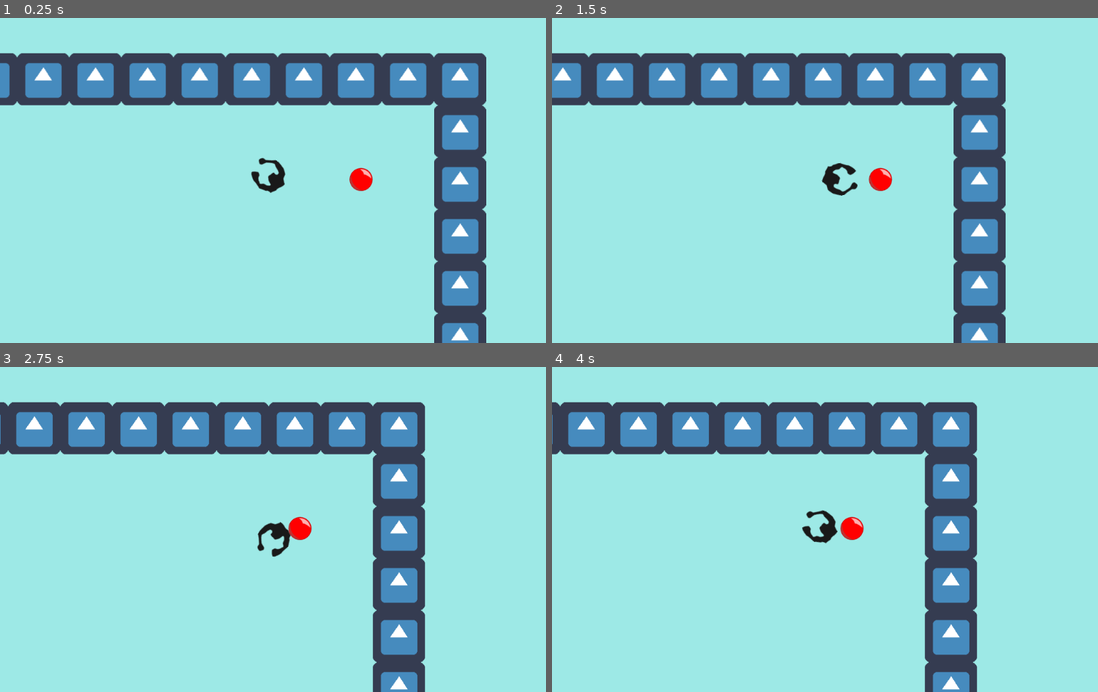
Above: before the commit, frames 1-4 (two rows, left to right).
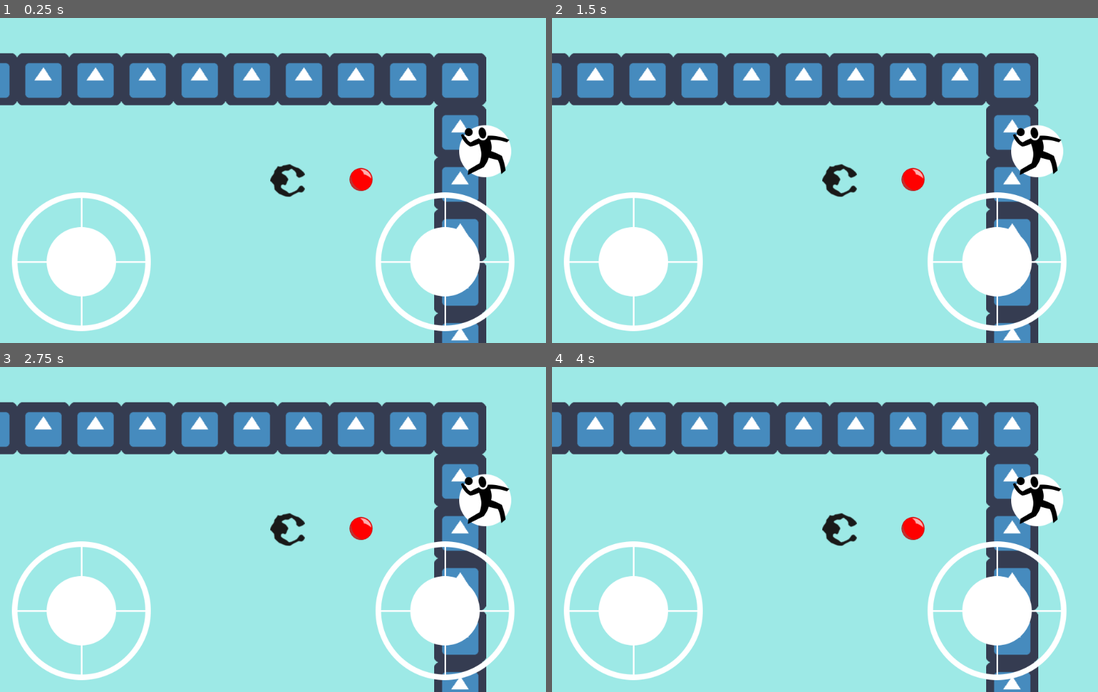
Above: after the commit, the same moments.

Repository: AndreMicheletti/queimada-rpg-godot
Game: Godot game, scene res://scenes/MainScene.tscn
Two runs of this game, one before a commit and one after it. Both use one fixed random seed, a clock stepped at 60 frames per second and the inputs below. Before the commit the project starts from res://scenes/World.tscn. The engine's default icon, where the game draws it, is replaced by a stand-in: a white triangle on a blue panel in a dark square.
Inputs (mouse positions are in pixels of both pictures, inside the frame that each line leads up to):
- Up to frame 1 (0.25 s): no input
- Up to frame 2 (1.5 s): click (1037, 151) at 0.52 s; tap Enter at 1.25 s; move the mouse to (950, 164) at 1.27 s; hold D (move_right) from 1.28 s (still down); click (950, 164) at 1.35 s
- Up to frame 3 (2.75 s): release D (move_right) at 2 s; tap Space at 2 s; drag from (169, 545) to (251, 594) at 2.02 s
- Up to frame 4 (4 s): tap Enter at 2.75 s; move the mouse to (885, 458) at 2.77 s; hold D (move_right) 2.78-3.5 s; click (885, 458) at 2.85 s; tap Space at 3.5 s; drag from (803, 594) to (661, 480) at 3.52 s

The runs differ from the first frame. In frame 1, 9.0% of the frame differs, in the area x 2-95%, y 32-97%; in frame 2, 24%; in frame 3, 26%; in frame 4, 26%, in the area x 0-95%, y 10-100%.

Commit message:
added joysticks and mobile controls

Diff:
--- /dev/null
+++ b/Joystick/Joystick.gd
@@ -0,0 +1,150 @@
+extends Control
+
+class_name Joystick
+
+# If the joystick is receiving inputs.
+var is_working := false
+
+# The joystick output.
+var output := Vector2.ZERO
+
+# FIXED: The joystick doesn't move.
+# DYNAMIC: Every time the joystick area is pressed, the joystick position is set on the touched position.
+# FOLLOWING: If the finger moves outside the joystick background, the joystick follows it.
+enum JoystickMode {FIXED, DYNAMIC, FOLLOWING}
+
+export(JoystickMode) var joystick_mode := JoystickMode.FIXED
+
+# REAL: return a vector with a lenght beetween 0 (deadzone) and 1; useful for implementing different velocity or acceleration.
+# NORMALIZED: return a normalized vector.
+enum VectorMode {REAL, NORMALIZED}
+
+export(VectorMode) var vector_mode := VectorMode.REAL
+
+# The color of the button when the joystick is in use.
+export(Color) var _pressed_color := Color.gray
+
+# The number of directions, e.g. a D-pad is joystick with 4 directions, keep 0 for a free joystick.
+export(int, 0, 12) var directions := 0
+
+# It changes the angle of simmetry of the directions.
+#export(int, -180, 180)
+export var simmetry_angle := 90
+
+#If the handle is inside this range, in proportion to the background size, the output is zero.
+export(float, 0, 0.5) var dead_zone := 0.2;
+
+#The max distance the handle can reach, in proportion to the background size.
+export(float, 0.5, 2) var clamp_zone := 1;
+
+#VISIBILITY_ALWAYS = Always visible.
+#VISIBILITY_TOUCHSCREEN_ONLY = Visible on touch screens only.
+enum VisibilityMode {ALWAYS , TOUCHSCREEN_ONLY }
+
+export(VisibilityMode) var visibility_mode := VisibilityMode.ALWAYS
+
+onready var _background := $Background
+onready var _handle := $Background/Handle
+onready var _original_color : Color = _handle.self_modulate
+onready var _original_position : Vector2 = _background.rect_position
+
+var _touch_index :int = -1
+
+func _ready() -> void:
+	if not OS.has_touchscreen_ui_hint() and visibility_mode == VisibilityMode.TOUCHSCREEN_ONLY:
+		hide()
+
+func _touch_started(event: InputEventScreenTouch) -> bool:
+	return event.pressed and _touch_index == -1
+
+func _touch_ended(event: InputEventScreenTouch) -> bool:
+	return not event.pressed and _touch_index == event.index
+
+func _input(event: InputEvent) -> void:
+	if not (event is InputEventScreenTouch or event is InputEventScreenDrag):
+		return
+
+	if event is InputEventScreenTouch:
+		if _touch_started(event) and _is_inside_control_rect(event.position, self):
+			if (joystick_mode == JoystickMode.DYNAMIC or joystick_mode == JoystickMode.FOLLOWING):
+				_center_control(_background, event.position)
+			if _is_inside_control_circle(event.position, _background):
+				_touch_index = event.index
+				_handle.self_modulate = _pressed_color
+		elif _touch_ended(event):
+			_reset()
+
+	elif event is InputEventScreenDrag and _touch_index == event.index:
+		var ray :float = _background.rect_size.x / 2
+		var dead_size := dead_zone * ray
+		var clamp_size := clamp_zone * ray
+
+		var center :Vector2 = _background.rect_global_position + (_background.rect_size / 2)
+		var vector :Vector2 = event.position - center
+
+		if vector.length() > dead_size:
+			if directions > 0:
+				vector = _directional_vector(vector, directions, deg2rad(simmetry_angle))
+
+			if vector_mode == VectorMode.NORMALIZED:
+				output = vector.normalized()
+				_center_control(_handle, output * clamp_size + center)
+			elif vector_mode == VectorMode.REAL:
+				var clamped_vector := vector.clamped(clamp_size)
+				output = vector.normalized() * (clamped_vector.length() - dead_size) / (clamp_size - dead_size)
+				_center_control(_handle, clamped_vector + center)
+
+			is_working = true
+			if joystick_mode == JoystickMode.FOLLOWING:
+				_following(vector)
+		else:
+			is_working = false
+			output = Vector2.ZERO
+			_reset_handle()
+			return
+
+func _center_control(control: Control, new_global_position: Vector2) -> void:
+	control.rect_global_position = new_global_position - (control.rect_size / 2)
+	#control.rect_global_position = new_global_position - control.rect_pivot_offset
+
+func _reset_handle():
+	_center_control(_handle, _background.rect_global_position + (_background.rect_size / 2))
+
+func _reset():
+	_touch_index = -1
+	is_working = false
+	output = Vector2.ZERO
+	_handle.self_modulate = _original_color
+	_background.rect_position = _original_position
+	_reset_handle()
+
+func _is_inside_control_rect(global_position: Vector2, control: Control) -> bool:
+	var x: bool = global_position.x > control.rect_global_position.x and global_position.x < control.rect_global_position.x + (control.rect_size.x * control.rect_scale.x)
+	var y: bool = global_position.y > control.rect_global_position.y and global_position.y < control.rect_global_position.y + (control.rect_size.y * control.rect_scale.y)
+	return x and y
+
+func _is_inside_control_circle(global_position: Vector2, control: Control) -> bool:
+	var ray := control.rect_size.x * control.rect_scale.x / 2
+	var center := control.rect_global_position + Vector2(ray, ray)
+	var ray_position := global_position - center
+	return ray_position.length_squared() < ray * ray
+
+func _following(vector: Vector2) -> void:
+	var clamp_size :float = clamp_zone * _background.rect_size.x / 2
+	if vector.length() > clamp_size:
+		var radius := vector.normalized() * clamp_size
+		var delta := vector - radius
+		var new_pos :Vector2 = _background.rect_position + delta
+		new_pos.x = clamp(new_pos.x, -_background.rect_size.x / 2, rect_size.x - _background.rect_size.x / 2)
+		new_pos.y = clamp(new_pos.y, -_background.rect_size.y / 2, rect_size.y - _background.rect_size.y / 2)
+		_background.rect_position = new_pos
+
+# warning-ignore:shadowed_variable
+func _directional_vector(vector: Vector2, n_directions: int, simmetry_angle := PI/2) -> Vector2:
+	var angle := (vector.angle() + simmetry_angle) / (PI / n_directions)
+	angle = floor(angle) if angle >= 0 else ceil(angle)
+	if abs(angle) as int % 2 == 1:
+		angle = angle + 1 if angle >= 0 else angle - 1
+	angle *= PI / n_directions
+	angle -= simmetry_angle
+	return Vector2(cos(angle), sin(angle)) * vector.length()
--- /dev/null
+++ b/Joystick/Joystick.tscn
@@ -0,0 +1,49 @@
+[gd_scene load_steps=4 format=2]
+
+[ext_resource path="res://Joystick/Joystick.gd" type="Script" id=1]
+[ext_resource path="res://Joystick/joystick_background_cross.png" type="Texture" id=2]
+[ext_resource path="res://Joystick/joystick_handle.png" type="Texture" id=3]
+
+[node name="Joystick" type="Control"]
+anchor_top = 1.0
+anchor_bottom = 1.0
+margin_top = -300.0
+margin_right = 300.0
+rect_pivot_offset = Vector2( 150, 150 )
+mouse_filter = 1
+script = ExtResource( 1 )
+__meta__ = {
+"_edit_use_anchors_": false
+}
+
+[node name="Background" type="TextureRect" parent="."]
+anchor_left = 0.5
+anchor_top = 0.5
+anchor_right = 0.5
+anchor_bottom = 0.5
+margin_left = -128.0
+margin_top = -128.0
+margin_right = 128.0
+margin_bottom = 128.0
+grow_horizontal = 2
+grow_vertical = 2
+rect_pivot_offset = Vector2( 128, 128 )
+texture = ExtResource( 2 )
+stretch_mode = 6
+__meta__ = {
+"_edit_use_anchors_": false
+}
+
+[node name="Handle" type="TextureRect" parent="Background"]
+anchor_left = 0.5
+anchor_top = 0.5
+anchor_right = 0.5
+anchor_bottom = 0.5
+grow_horizontal = 2
+grow_vertical = 2
+rect_pivot_offset = Vector2( 64, 64 )
+texture = ExtResource( 3 )
+stretch_mode = 6
+__meta__ = {
+"_edit_use_anchors_": false
+}
--- a/project.godot
+++ b/project.godot
@@ -21,7 +21,7 @@
 [application]
 
 config/name="queimada_rpg"
-run/main_scene="res://scenes/World.tscn"
+run/main_scene="res://scenes/MainScene.tscn"
 config/icon="res://sprites/ball.png"
 
 [input]
@@ -48,9 +48,12 @@
 }
 shoot={
 "deadzone": 0.5,
-"events": [ Object(InputEventMouseButton,"resource_local_to_scene":false,"resource_name":"","device":0,"alt":false,"shift":false,"control":false,"meta":false,"command":false,"button_mask":0,"position":Vector2( 0, 0 ),"global_position":Vector2( 0, 0 ),"factor":1.0,"button_index":1,"pressed":false,"doubleclick":false,"script":null)
- ]
+"events": [  ]
 }
+
+[input_devices]
+
+pointing/emulate_touch_from_mouse=true
 
 [layer_names]
 
--- a/scenes/World.tscn
+++ b/scenes/MainScene.tscn
@@ -1,15 +1,17 @@
-[gd_scene load_steps=6 format=2]
+[gd_scene load_steps=8 format=2]
 
-[ext_resource path="res://scenes/Player.tscn" type="PackedScene" id=1]
+[ext_resource path="res://icon.png" type="Texture" id=1]
 [ext_resource path="res://scenes/Ball.tscn" type="PackedScene" id=2]
-[ext_resource path="res://icon.png" type="Texture" id=3]
+[ext_resource path="res://scenes/Player.tscn" type="PackedScene" id=3]
+[ext_resource path="res://Joystick/Joystick.tscn" type="PackedScene" id=4]
+[ext_resource path="res://Joystick/throwing-ball.png" type="Texture" id=5]
 
 [sub_resource type="ConvexPolygonShape2D" id=1]
 points = PoolVector2Array( 96, 96, 0, 96, 0, 0, 96, 0 )
 
 [sub_resource type="TileSet" id=2]
 0/name = "icon.png 0"
-0/texture = ExtResource( 3 )
+0/texture = ExtResource( 1 )
 0/tex_offset = Vector2( 0, 0 )
 0/modulate = Color( 1, 1, 1, 1 )
 0/region = Rect2( 0, 0, 96, 96 )
@@ -30,18 +32,41 @@
 } ]
 0/z_index = 0
 
-[node name="World" type="Node2D"]
+[node name="MainScene" type="Node"]
 
-[node name="Player" parent="." instance=ExtResource( 1 )]
+[node name="World" type="Node2D" parent="."]
+
+[node name="Player" parent="World" instance=ExtResource( 3 )]
 position = Vector2( 672.424, 234.734 )
 THROW_FORCE = 1500
+joystickLeftPath = NodePath("../../CanvasLayer/Joystick Left")
+joystickRightPath = NodePath("../../CanvasLayer/Joystick Right")
 
-[node name="Ball" parent="." instance=ExtResource( 2 )]
+[node name="Ball" parent="World" instance=ExtResource( 2 )]
 position = Vector2( 825, 233 )
 
-[node name="TileMap" type="TileMap" parent="."]
+[node name="TileMap" type="TileMap" parent="World"]
 tile_set = SubResource( 2 )
 cell_size = Vector2( 96, 96 )
 collision_mask = 7
 format = 1
 tile_data = PoolIntArray( 65535, 0, 0, 0, 0, 0, 1, 0, 0, 2, 0, 0, 3, 0, 0, 4, 0, 0, 5, 0, 0, 6, 0, 0, 7, 0, 0, 8, 0, 0, …(327 unchanged characters)…
+
+[node name="CanvasLayer" type="CanvasLayer" parent="."]
+
+[node name="Joystick Left" parent="CanvasLayer" instance=ExtResource( 4 )]
+
+[node name="Joystick Right" parent="CanvasLayer" instance=ExtResource( 4 )]
+margin_left = 669.883
+margin_right = 969.883
+
+[node name="Control" type="TextureButton" parent="CanvasLayer"]
+margin_left = 846.085
+margin_top = 198.425
+margin_right = 942.085
+margin_bottom = 294.425
+texture_normal = ExtResource( 5 )
+__meta__ = {
+"_edit_use_anchors_": false
+}
+[connection signal="pressed" from="CanvasLayer/Control" to="World/Player" method="_on_Control_pressed"]
--- a/scenes/Player.tscn
+++ b/scenes/Player.tscn
@@ -44,6 +44,7 @@
 enabled = true
 cast_to = Vector2( 50, 0 )
 collision_mask = 4
+collide_with_areas = true
 
 [node name="BallHold" type="Position2D" parent="."]
 position = Vector2( 42, 0 )
--- /dev/null
+++ b/scenes/ui/GameUI.tscn
@@ -0,0 +1,40 @@
+[gd_scene load_steps=2 format=2]
+
+[ext_resource path="res://Joystick/Joystick.tscn" type="PackedScene" id=1]
+
+[node name="GameUI" type="MarginContainer"]
+anchor_top = 1.0
+anchor_right = 1.0
+anchor_bottom = 1.0
+margin_top = -40.0
+custom_constants/margin_right = 20
+custom_constants/margin_top = 20
+custom_constants/margin_left = 20
+custom_constants/margin_bottom = 20
+__meta__ = {
+"_edit_use_anchors_": false
+}
+
+[node name="Controls" type="Control" parent="."]
+margin_left = 20.0
+margin_top = 20.0
+margin_right = 1004.0
+margin_bottom = 20.0
+
+[node name="Joystick Left" parent="Controls" instance=ExtResource( 1 )]
+anchor_top = 0.0
+anchor_bottom = 0.0
+margin_left = 173.0
+margin_top = 0.0
+margin_right = 173.0
+
+[node name="Joystick Right" parent="Controls" instance=ExtResource( 1 )]
+anchor_top = 0.0
+anchor_bottom = 0.0
+margin_left = 810.0
+margin_top = 0.0
+margin_right = 810.0
+
+[editable path="Controls/Joystick Left"]
+
+[editable path="Controls/Joystick Right"]
--- a/scripts/Ball.gd
+++ b/scripts/Ball.gd
@@ -17,7 +17,6 @@
 		$FlyParticles.emitting = false
 		self.character = null
 	._physics_process(delta)
-	print(self.character)
 
 
 func on_collision(collider):
--- a/scripts/Player.gd
+++ b/scripts/Player.gd
@@ -4,10 +4,16 @@
 
 export(int) var THROW_FORCE = 700
 
+export (NodePath) var joystickLeftPath
+onready var joystickLeft : Joystick = get_node(joystickLeftPath)
+
+export (NodePath) var joystickRightPath
+onready var joystickRight : Joystick = get_node(joystickRightPath)
+
 onready var raycast = $RayCast2D
 onready var anim = $animation
 
-var has_ball = null
+var holding_ball = null
 
 
 func _ready():
@@ -19,35 +25,20 @@
 	if anim.is_playing() or is_moving():
 		return ._physics_process(delta)
 
-	var move_vec = Vector2()
-	if Input.is_action_pressed("move_up"):
-		move_vec.y -= 1
-	if Input.is_action_pressed("move_down"):
-		move_vec.y += 1
-	if Input.is_action_pressed("move_left"):
-		move_vec.x -= 1
-	if Input.is_action_pressed("move_right"):
-		move_vec.x += 1
-	move_vec = move_vec.normalized()
-	move_and_collide(move_vec * MOVE_SPEED * delta)
+	if joystickLeft and joystickLeft.is_working:
+		move_and_collide(joystickLeft.output * MOVE_SPEED * delta)
 
-	var look_vec = get_global_mouse_position() - global_position
-	global_rotation = atan2(look_vec.y, look_vec.x)
+	if joystickRight and joystickRight.is_working:
+		global_rotation = joystickRight.output.angle()
 
-	if has_ball != null:
-		has_ball.position = $BallHold.global_position
-		if Input.is_action_just_pressed("shoot"):
-			print("shoot ball!")
-			has_ball.throw(self, $BallHold.global_position, rotation, THROW_FORCE)
-			has_ball = null
-
+	if has_ball():
+		holding_ball.position = $BallHold.global_position
 	else:
-		if Input.is_action_just_pressed("shoot"):
-			var coll = raycast.get_collider()
-			if raycast.is_colliding() and coll.name == "Ball":
-				coll.pick_up()
-				has_ball = coll
-
+		var coll = raycast.get_collider()
+		if raycast.is_colliding() and coll.name == "Ball":
+			print("BALL HAS BEEN PICKED UP BY ", self)
+			coll.pick_up()
+			holding_ball = coll
 
 func hit(projectile_velocity):
 	# rotation = atan2(pos.y, pos.x)
@@ -55,7 +46,28 @@
 	velocity.x *= .75
 	velocity.y *= .75
 	anim.play("hit")
+	lose_ball()
 
 
 func kill():
 	get_tree().reload_current_scene()
+
+
+func shoot():
+	if not has_ball():
+		return
+	print("shoot ball!")
+	holding_ball.throw(self, $BallHold.global_position, rotation, THROW_FORCE)
+	lose_ball()
+
+
+func has_ball():
+	return holding_ball != null
+
+
+func lose_ball():
+	holding_ball = null
+
+
+func _on_Control_pressed():
+	shoot()
Binary file added: Joystick/joystick_background.png
Not shown, added: Joystick/joystick_background.png.import
Binary file added: Joystick/joystick_background_cross.png
Not shown, added: Joystick/joystick_background_cross.png.import
Binary file added: Joystick/joystick_circle.png
Not shown, added: Joystick/joystick_circle.png.import
Binary file added: Joystick/joystick_handle.png
Not shown, added: Joystick/joystick_handle.png.import
Binary file added: Joystick/throwing-ball.png
Not shown, added: Joystick/throwing-ball.png.import
